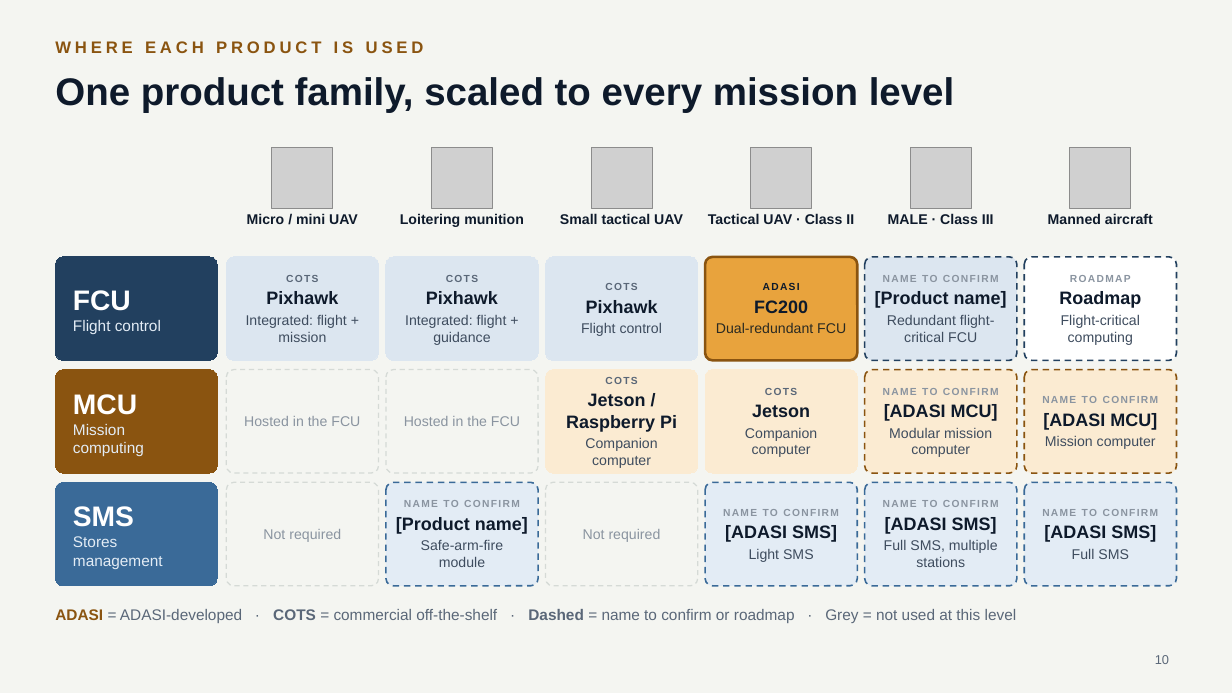
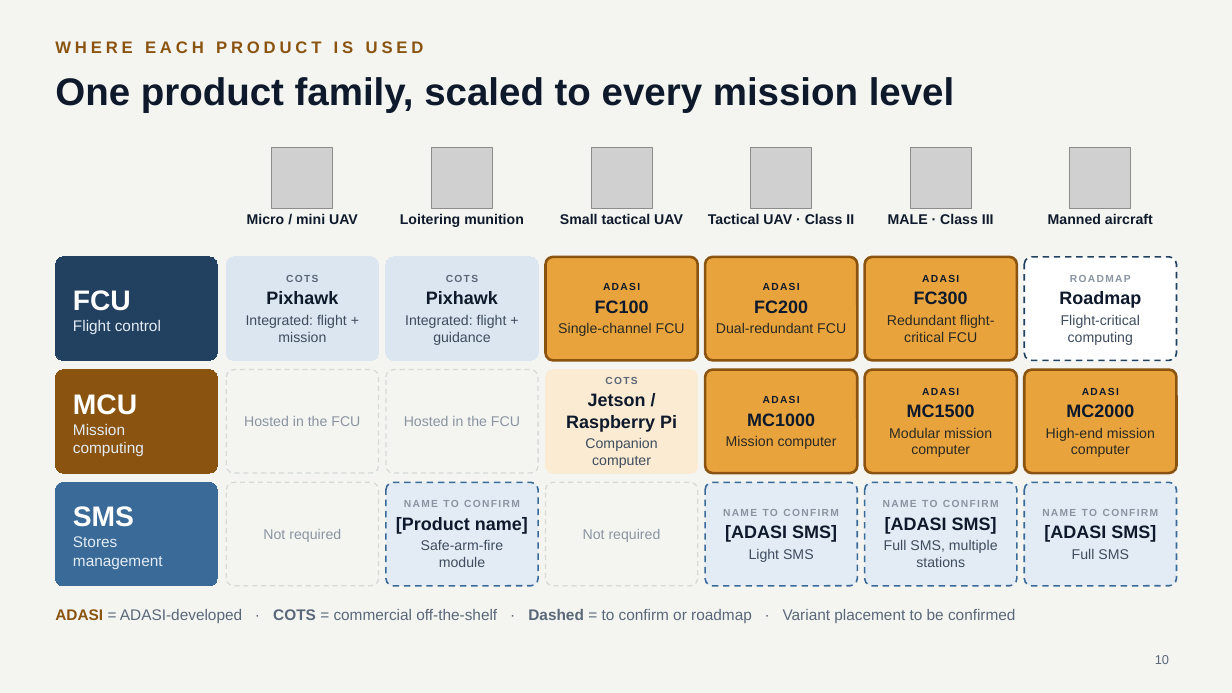
Before and after one commit to mmasabi/AIRepo, a slide deck: slide 10 of Avionics_CoE_Presentation.pptx. Drawn at 1232x693 pixels with LibreOffice and Linux fonts; fonts in the diff are those of the drawing; grey boxes stand for pictures. Boxes give left, top, right and bottom in pixels: in the first picture for what was removed or moved away, otherwise in the second. Text is boxed around its words. In the diff, an @@ line names an element or a change of style, - is before the commit and + after.

```diff
--- a/Avionics_CoE_Presentation.pptx
+++ b/Avionics_CoE_Presentation.pptx
@@ rounded rectangle "ADASI" at [545,257,698,360]: fill #DCE6F0 to #E8A33D; outline #DCE6F0 0.75 pt to #8A5410 2 pt @@
@@ rounded rectangle "ADASI" at [865,257,1018,360]: fill #DCE6F0 to #E8A33D; outline #22405F 1.25 pt dashed to #8A5410 2 pt @@
@@ text in rounded rectangle at [558,283,685,336]: text changed; text colour #3E4C5E to #2A2A22 @@
-COTS
-Pixhawk
-Flight control
+ADASI
+FC100
+Single-channel FCU
@@ text in rounded rectangle at [914,275,968,304]: text changed; text colour #8A94A0 to #0E1A2B @@
-NAME TO CONFIRM
-[Product name]
+ADASI
+FC300
@@ text in rounded rectangle at [887,314,995,342]: text colour #3E4C5E to #2A2A22 in "Redundant flight-critical FCU" @@
@@ rounded rectangle "ADASI" at [705,370,858,473]: fill #FBEBD2 to #E8A33D; outline #FBEBD2 0.75 pt to #8A5410 2 pt @@
@@ rounded rectangle "ADASI" at [865,370,1018,473]: fill #FBEBD2 to #E8A33D; outline #8A5410 1.25 pt dashed to #8A5410 2 pt @@
@@ text in rounded rectangle at [907,388,975,417]: text changed; size 8 to 14 pt; text colour #8A94A0 to #0E1A2B @@
-NAME TO CONFIRM
-[ADASI MCU]
+ADASI
+MC1500
@@ rounded rectangle "ADASI" at [1025,370,1177,473]: fill #FBEBD2 to #E8A33D; outline #8A5410 1.25 pt dashed to #8A5410 2 pt @@
@@ text in rounded rectangle at [1046,388,1155,457]: text changed; text colour #3E4C5E to #2A2A22; bold off @@
-NAME TO CONFIRM
-[ADASI MCU]
-Mission computer
+ADASI
+MC2000
+High-end mission computer
@@ text in rounded rectangle at [726,396,837,449]: text changed; text colour #3E4C5E to #2A2A22 @@
-COTS
-Jetson
-Companion computer
+ADASI
+MC1000
+Mission computer
@@ text in rounded rectangle at [889,428,992,457]: text colour #3E4C5E to #2A2A22 in "Modular mission computer" @@
@@ text at [55,609,1015,623]: text changed @@
-ADASI = ADASI-developed · COTS = commercial off-the-shelf · Dashed = name to confirm or roadmap · Grey = not used at this level
+ADASI = ADASI-developed · COTS = commercial off-the-shelf · Dashed = to confirm or roadmap · Variant placement to be confirmed
```
Also in this commit, not shown: 2 other slides changed.
